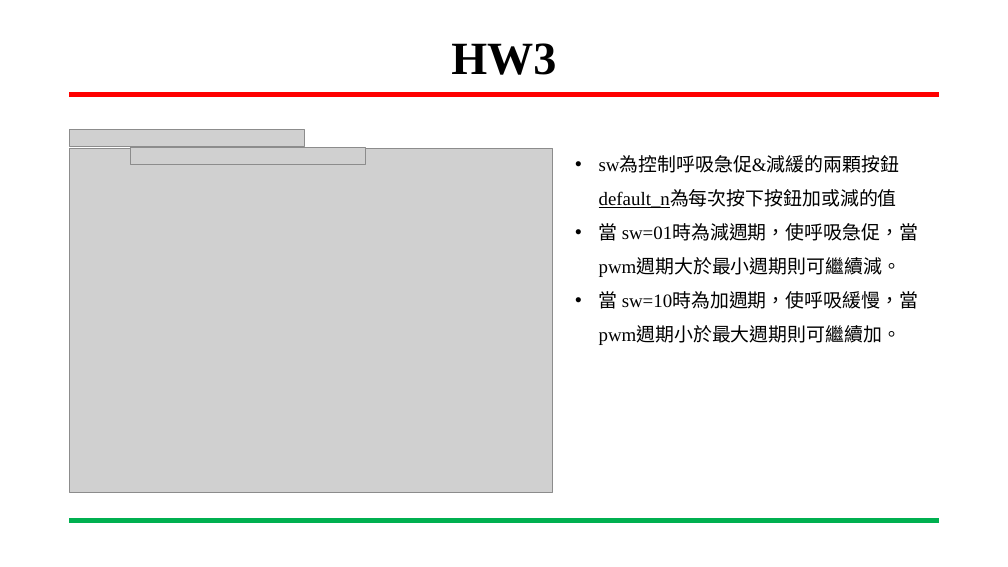
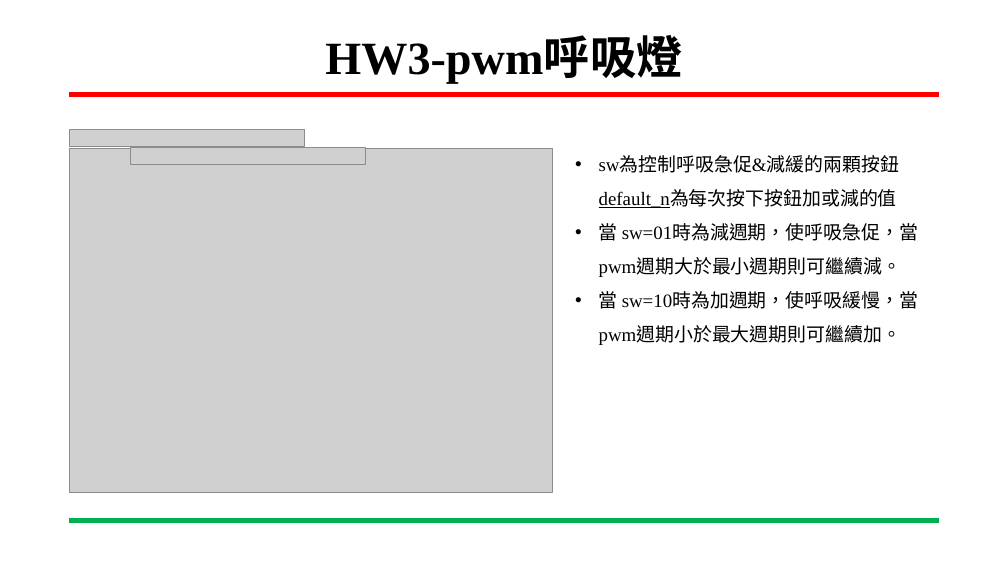
Before and after one commit to CCH147/FPGA_Course, a slide deck: slide 3 of HW3/HW3_pwm_breath.pptx. Drawn at 1008x567 pixels with LibreOffice and Linux fonts; fonts in the diff are those of the drawing; grey boxes stand for pictures; background and template pictures are left out. Boxes give left, top, right and bottom in pixels: in the first picture for what was removed or moved away, otherwise in the second. Text is boxed around its words. In the diff, an @@ line names an element or a change of style, - is before the commit and + after.

```diff
--- a/HW3/HW3_pwm_breath.pptx
+++ b/HW3/HW3_pwm_breath.pptx
@@ title at box(325, 39, 682, 84): text changed @@
-HW3
+HW3-pwm呼吸燈
```
Also in this commit, not shown: 5 other slides changed, 6 other files.
